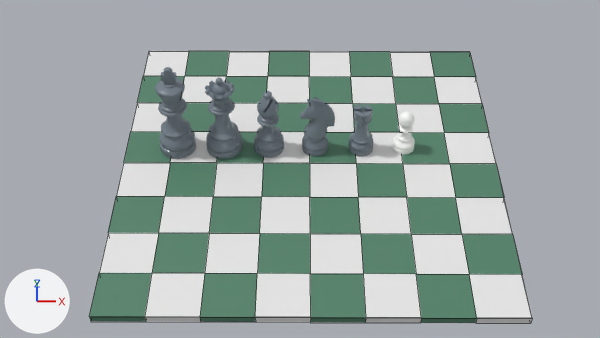
Renders of the Blender file assets/blender/scene.blend from each side of a commit.
Both versions are drawn from the file's camera 'Front Camera'. The axes (+X, +Y, +Z) are drawn at lower left. The lights are the same throughout. The picture after the commit comes second. Mesh edges are drawn as thin lines on the coarser meshes.

The older version as bpy lines, for what is in view:
```python
me_vert_007 = bpy.data.meshes.new('Vert.007')
me_vert_007.from_pydata(...)  # 408 vertices, 404 faces; spans x -0.34..0.34, y -0.39..0.49, z 0.0..1.52
me_vert_007.polygons.foreach_set('use_smooth', [True] * 404)
me_vert_007.materials.append(mat_black_piece)  # greyish blue #737f89
me_vert_008 = bpy.data.meshes.new('Vert.008')
me_vert_008.from_pydata(...)  # 10654 vertices, 10593 faces; spans x -0.33..0.33, y -0.33..0.33, z 0.0..1.55
me_vert_008.polygons.foreach_set('use_smooth', [True] * 10593)
me_vert_008.materials.append(mat_black_piece)  # greyish blue #737f89
me_vert_009 = bpy.data.meshes.new('Vert.009')
me_vert_009.from_pydata(...)  # 1092 vertices, 1086 faces; spans x -0.41..0.41, y -0.41..0.41, z 0.0..1.92
me_vert_009.polygons.foreach_set('use_smooth', [True] * 1086)
me_vert_009.materials.append(mat_black_piece)  # greyish blue #737f89
ob_bishop = bpy.data.objects.new('Bishop', me_vert_008)
ob_bishop.location = (-0.89, 0.49, 0.0)
ob_bishop.rotation_euler = (0.0, 0.0, 1.565)  # degrees (0, 0, 90)
ob_knight = bpy.data.objects.new('Knight', me_vert_007)
ob_knight.location = (0.11, 0.48, 0.0)
ob_knight.rotation_euler = (0.0, 0.0, -1.572)  # degrees (0, 0, -90)
ob_knight.scale = (0.865, 0.865, 0.91)
_m = ob_knight.modifiers.new('Subdivision', 'SUBSURF')
_m.levels = 2
ob_queen = bpy.data.objects.new('Queen', me_vert_009)
ob_queen.location = (-1.86, 0.49, 0.0)
ob_queen.rotation_euler = (0.0, 0.0, 1.565)  # degrees (0, 0, 90)
_m = ob_queen.modifiers.new('Subdivision', 'SUBSURF')
_m.levels = 2
# also in view: 'King' at (-2.88, 0.5, 1.08); 'Board' at (0.0, 0.0, -0.08); 'Rook' at (1.11, 0.48, 0.55); 'Pawn' at (2.04, 0.51, 0.49)
```
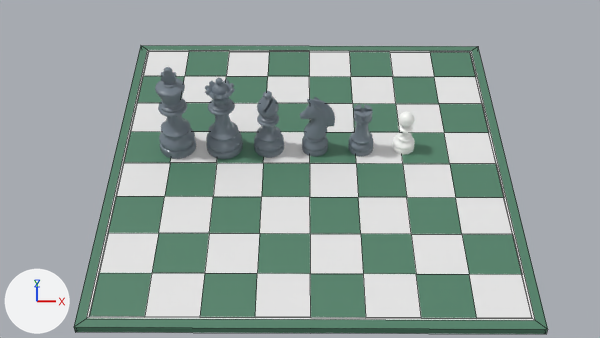
Patch to the scene script:
```diff
--- a/assets/blender/scene.blend.py
+++ b/assets/blender/scene.blend.py
@@ me_border_mesh @@
+me_border_mesh.from_pydata(...)  # 36 vertices, 32 faces; spans x -4.23..4.23, y -4.23..4.23, z -0.16..0.0
+# faces by material slot: [28, 4]
+me_border_mesh.materials.append(mat_square_black)  # green #518169
+me_border_mesh.materials.append(mat_square_white)  # white #e7e7e7
@@ ob_border @@
+ob_border = bpy.data.objects.new('Border', me_border_mesh)
+ob_border.location = (0.0, 0.0, 0.0)
```

What differs and where, as boxes [x1, y1, x2, y2] in the pictures (600 x 338 px):
'Border', added: after [74, 46, 548, 334]
    faces in mat_square_black (green #518169): [74, 46, 548, 334]
    faces in mat_square_white (white #e7e7e7): [87, 50, 535, 320]
